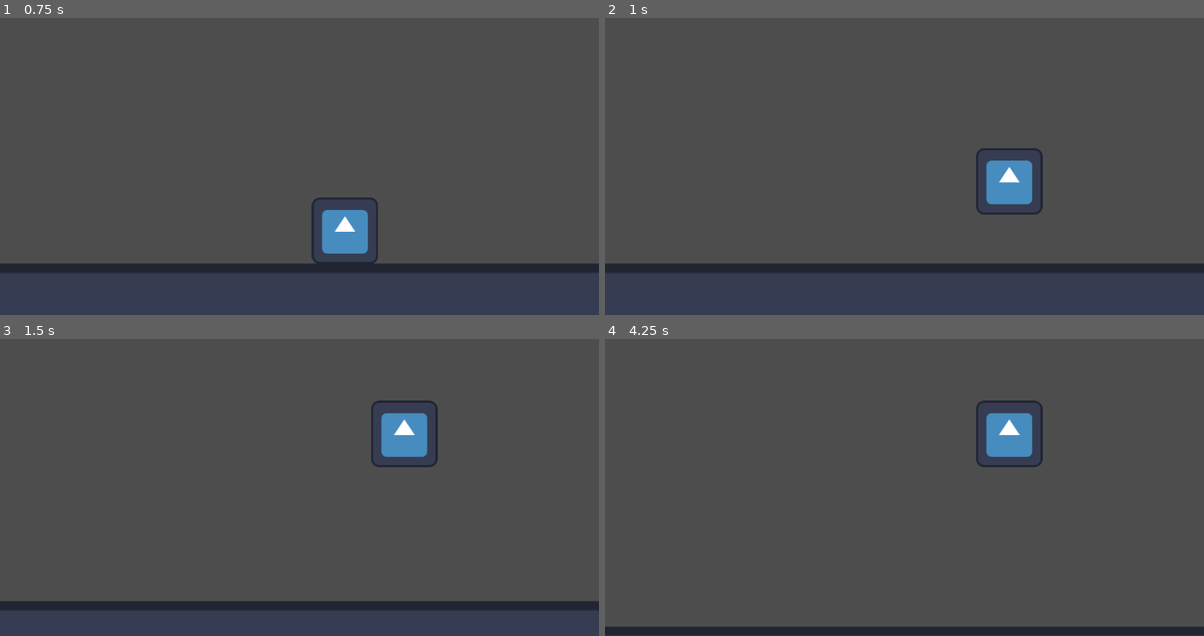
Above: before the commit, frames 1-4 (two rows, left to right).
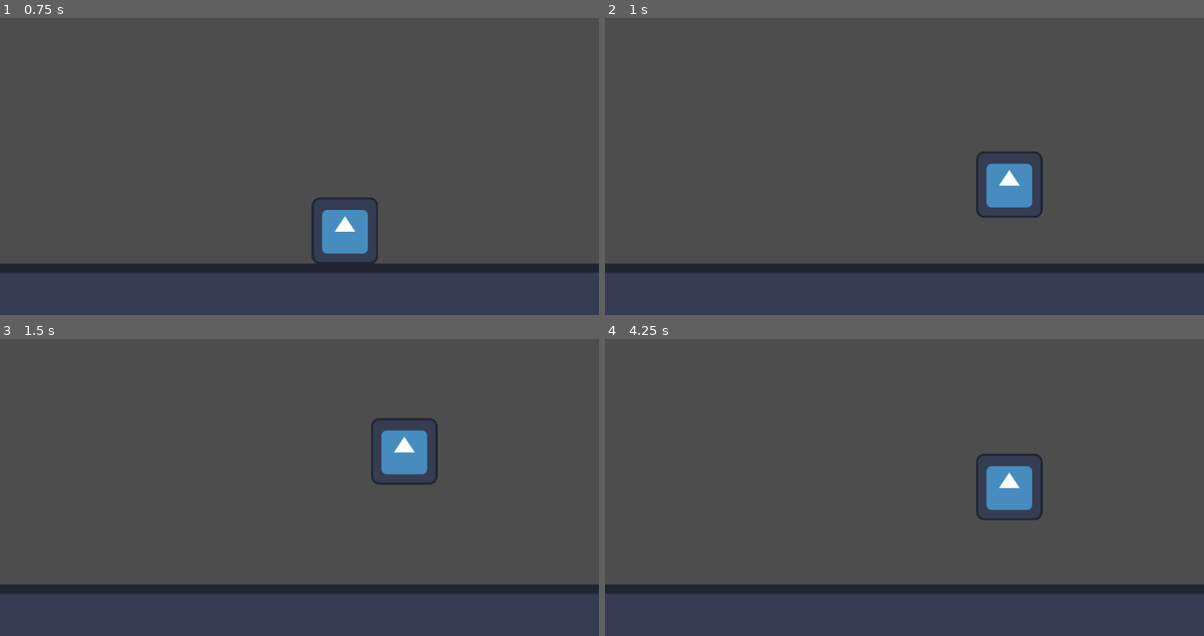
Above: after the commit, the same moments.

Repository: NxKuma/ISCS_Platformer
Game: Godot game, scene res://Scene/Main.tscn
The game is run twice, just before and just after one commit, with the same random seed, the same clock (stepped at 60 frames per second) and the same inputs. The engine's default icon, where the game draws it, is replaced by a stand-in: a white triangle on a blue panel in a dark square.
Inputs:
- Up to frame 1 (0.75 s): hold D (Right) from 0.53 s (still down); hold Shift (Run) from 0.53 s (still down)
- Up to frame 2 (1 s): keep holding D (Right); keep holding Shift (Run); tap Space (Space) at 0.8 s
- Up to frame 3 (1.5 s): keep holding D (Right); release Shift (Run) at 1.28 s; tap Space (Space) at 1.35 s
- Up to frame 4 (4.25 s): tap Shift (Run) at 1.55, 3.05 s; release D (Right) at 2.03 s; hold A (Left) 2.03-2.78 s; hold Shift (Run) 2.03-2.78 s; tap Space (Space) at 2.3, 2.85, 3.8 s; hold D (Right) from 2.78 s (still down); hold Shift (Run) from 3.53 s (still down)

Frame 1 is identical in both runs. In frame 2, 0.6% of the frame differs, in the area x 61-74%, y 43-68%; in frame 3, 7.7%; in frame 4, 9.1%, in the area x 0-100%, y 20-100%.

Commit message:
Added Variable Jump

Diff:
--- a/Scene/Character.tscn
+++ b/Scene/Character.tscn
@@ -9,6 +9,7 @@
 platform_floor_layers = 4294901761
 script = ExtResource("1_vpxau")
 run_speed = 700
+jump_velocity = -800.0
 
 [node name="Sprite2D" type="Sprite2D" parent="."]
 texture = ExtResource("1_6xw8v")
--- a/Scene/Main.tscn
+++ b/Scene/Main.tscn
@@ -1,15 +1,23 @@
-[gd_scene load_steps=4 format=3 uid="uid://8ant17f7e4a3"]
+[gd_scene load_steps=5 format=3 uid="uid://8ant17f7e4a3"]
 
 [ext_resource type="Texture2D" uid="uid://5oontj5cffwx" path="res://icon.svg" id="1_fdxyj"]
 [ext_resource type="PackedScene" uid="uid://clrutr0or0pac" path="res://Scene/Character.tscn" id="1_vs660"]
 
 [sub_resource type="WorldBoundaryShape2D" id="WorldBoundaryShape2D_mkhhk"]
 
+[sub_resource type="RectangleShape2D" id="RectangleShape2D_brri7"]
+size = Vector2(113.691, 221.962)
+
 [node name="Main" type="Node2D"]
 
 [node name="Icon" type="Sprite2D" parent="."]
 position = Vector2(587, 809.5)
 scale = Vector2(28.3281, 4.36719)
+texture = ExtResource("1_fdxyj")
+
+[node name="Icon" type="Sprite2D" parent="Icon"]
+position = Vector2(88.6751, 25.3023)
+scale = Vector2(0.589419, 3.05546)
 texture = ExtResource("1_fdxyj")
 
 [node name="StaticBody2D" type="StaticBody2D" parent="."]
@@ -19,5 +27,10 @@
 scale = Vector2(18.0277, 1.37588)
 shape = SubResource("WorldBoundaryShape2D_mkhhk")
 
+[node name="CollisionShape2D2" type="CollisionShape2D" parent="StaticBody2D"]
+position = Vector2(2478, 366)
+scale = Vector2(18.2996, 7.52492)
+shape = SubResource("RectangleShape2D_brri7")
+
 [node name="Player" parent="." instance=ExtResource("1_vs660")]
 position = Vector2(595, 256)
--- a/Scripts/Player.gd
+++ b/Scripts/Player.gd
@@ -6,6 +6,7 @@
 @export var walk_speed: int = 350
 @export var run_speed: int = 500
 @export var jump_velocity: float = -600.0
+@export_range(0,1) var jump_deccelerate: float = 0.5
 @export_range(0,1) var deccelerate: float = 0.1
 @export_range(0,1) var accelerate: float = 0.1
 
@@ -18,6 +19,7 @@
 	else:
 		jump_left = 2
 
+
 	# Handle jump.
 	if Input.is_action_just_pressed("Space") and is_on_floor():
 		velocity.y = jump_velocity
@@ -26,6 +28,10 @@
 		velocity.y = jump_velocity
 		jump_left -= 1
 
+	if Input.is_action_just_released("Space") and velocity.y < 0:
+		velocity.y *= jump_deccelerate
+
+	#Handle Running
 	var speed:int = 0
 	if Input.is_action_pressed("Run"):
 		speed = run_speed
